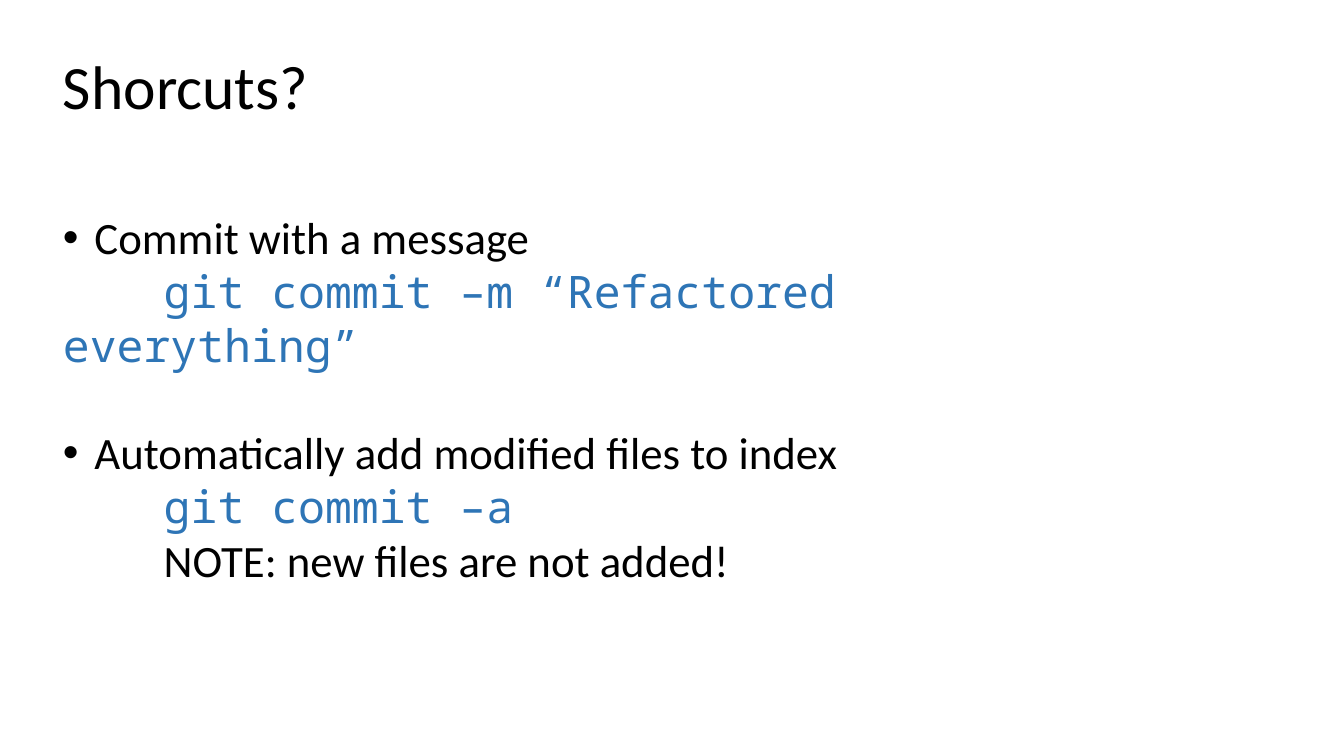
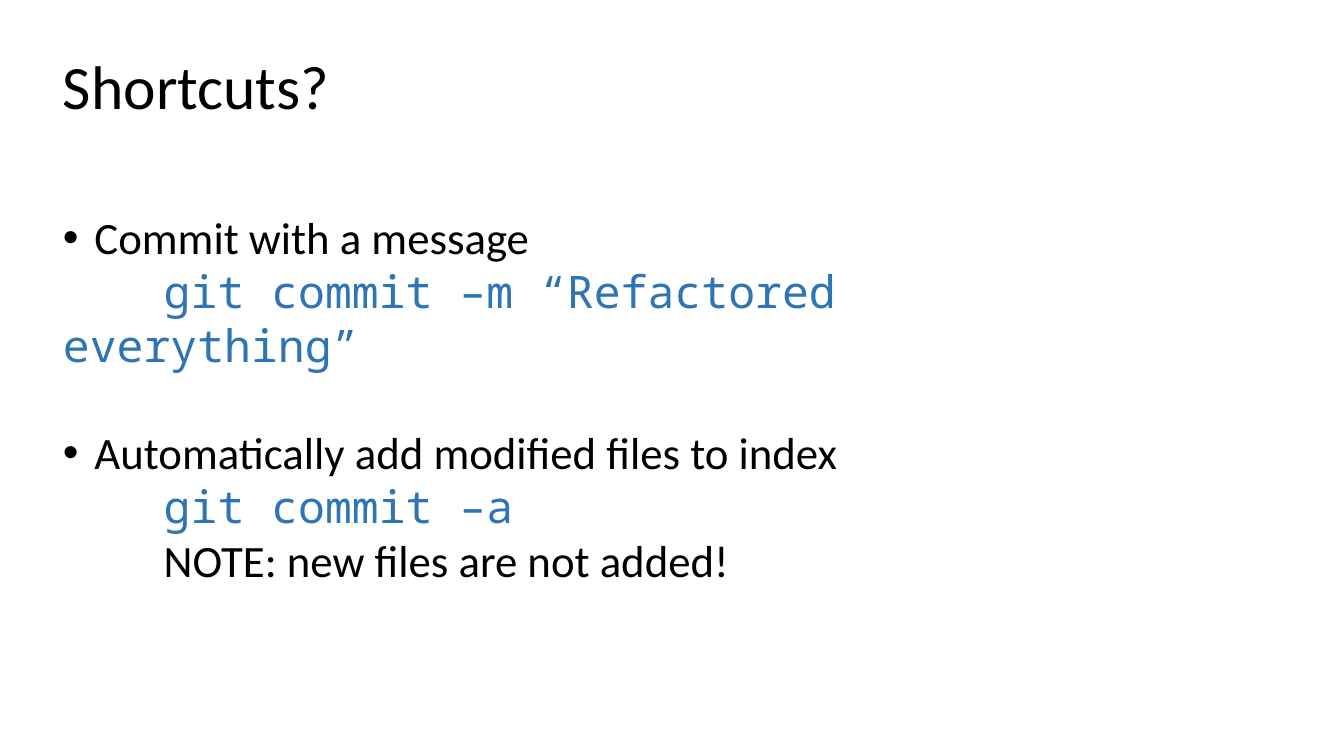
Before and after one commit to ogvolkov/git-101, a slide deck: slide 13 of git101.pptx. Drawn at 1344x756 pixels with LibreOffice and Linux fonts; fonts in the diff are those of the drawing. Boxes give left, top, right and bottom in pixels: in the first picture for what was removed or moved away, otherwise in the second. Text is boxed around its words. In the diff, an @@ line names an element or a change of style, - is before the commit and + after.

```diff
--- a/git101.pptx
+++ b/git101.pptx
@@ text at bbox=[63, 66, 329, 110]: text changed @@
-Shorcuts?
+Shortcuts?
```
Also in this commit, not shown: 1 other slide changed, 7 slides added, 1 slide removed.
